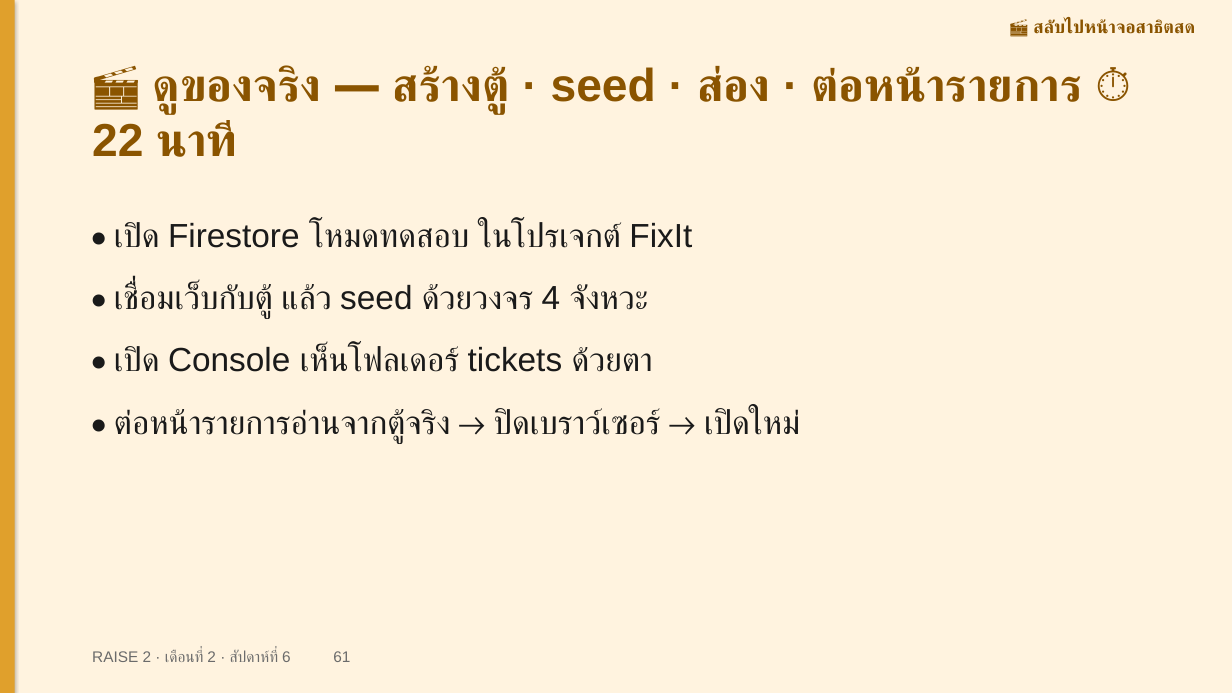
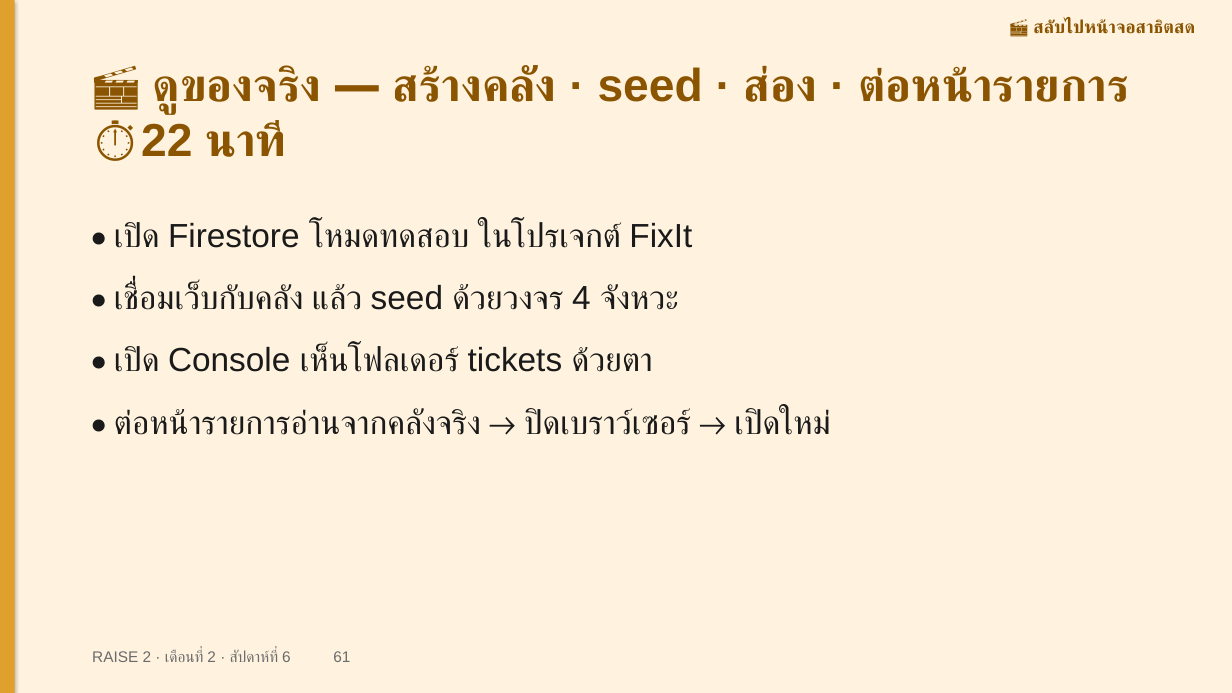
Before and after one commit to cnacha-mfu/raise2-module2, a slide deck: slide 61 of materials/week6/w6-slides.pptx. Drawn at 1232x693 pixels with LibreOffice and Linux fonts; fonts in the diff are those of the drawing. Boxes give left, top, right and bottom in pixels: in the first picture for what was removed or moved away, otherwise in the second. Text is boxed around its words. In the diff, an @@ line names an element or a change of style, - is before the commit and + after.

```diff
--- a/materials/week6/w6-slides.pptx
+++ b/materials/week6/w6-slides.pptx
@@ text at bbox=[92, 65, 1129, 161]: text changed @@
-🎬 ดูของจริง — สร้างตู้ · seed · ส่อง · ต่อหน้ารายการ ⏱ 22 นาที
+🎬 ดูของจริง — สร้างคลัง · seed · ส่อง · ต่อหน้ารายการ ⏱ 22 นาที
@@ text at bbox=[114, 284, 679, 310]: text changed @@
-• เชื่อมเว็บกับตู้ แล้ว seed ด้วยวงจร 4 จังหวะ
+• เชื่อมเว็บกับคลัง แล้ว seed ด้วยวงจร 4 จังหวะ
@@ text at bbox=[114, 408, 831, 435]: text changed @@
-• ต่อหน้ารายการอ่านจากตู้จริง → ปิดเบราว์เซอร์ → เปิดใหม่
+• ต่อหน้ารายการอ่านจากคลังจริง → ปิดเบราว์เซอร์ → เปิดใหม่
```
Also in this commit, not shown: 6 other slides changed, 12 other files.
